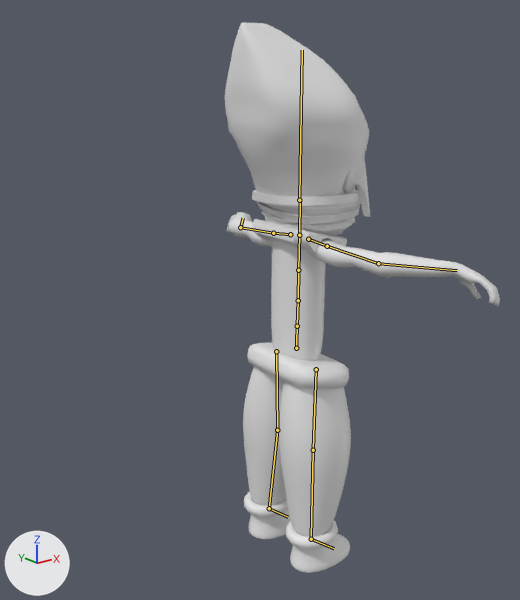
Renders of the FBX model Assets/WIP/Models/Characters/Ravi/Animations/Ravi(Idle).fbx from each side of a commit.
One viewpoint serves both versions: a 50 mm camera at (-17.3, -19.2, 18.5) aimed at (1.5, 4.3, 9.1). The axes (+X, +Y, +Z) are drawn at lower left. The lights are the same throughout. The bones that change are drawn over the model as lines.

The first picture shows 'Bandage Mask', 'Belt(Ravi)', 'Ears(Ravi)', 'Hair(Ravi)', 'Head(Ravi)', 'L_Arm', 'L_Leg(Ravi)', 'L_Shoe(Ravi)', 'R_Arm', 'R_Leg(Ravi)', 'R_Shoe(Ravi)', 'Shoulder(Ravi)', 'Torso(Ravi)'.
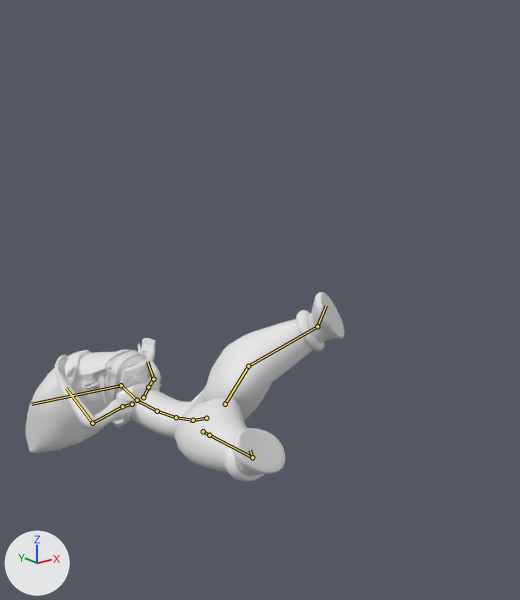
The newer file adds an action. The first version stands in its rest pose; the second is drawn at frame 157 of the action 'Armature|Armature|mixamo.com|Layer0.001'.

Location of each change, [x1, y1, x2, y2] in pixels of the pictures (520 x 600 px):
'Hair(Ravi)', posed: before [225, 22, 370, 217]; after [25, 350, 111, 453]
'R_Leg(Ravi)', posed: before [279, 381, 351, 537]; after [175, 397, 248, 472]
'L_Leg(Ravi)', posed: before [243, 366, 286, 505]; after [201, 319, 312, 420]
'Torso(Ravi)', posed: before [271, 241, 325, 361]; after [130, 389, 190, 438]
'R_Arm', posed (58% narrower, 12% taller): before [308, 238, 500, 306]; after [55, 354, 135, 430]
'Bandage Mask', posed: before [252, 190, 361, 235]; after [99, 350, 150, 408]
'R_Shoe(Ravi)', posed: before [286, 521, 350, 573]; after [223, 428, 285, 482]
'L_Shoe(Ravi)', posed: before [244, 491, 291, 539]; after [296, 292, 344, 351]
'Belt(Ravi)', posed: before [247, 343, 349, 389]; after [181, 389, 206, 417]
'Shoulder(Ravi)', posed: before [252, 219, 347, 253]; after [112, 373, 159, 428]
'L_Arm', posed: before [227, 212, 272, 247]; after [138, 338, 161, 391]
'Head(Ravi)', posed: before [339, 184, 356, 195]; after [78, 352, 114, 388]
'Ears(Ravi)', posed: before [343, 171, 353, 193]; after [85, 380, 100, 389]
bone 'mixamorig:Hips', root to tip: before (296, 348) to (297, 320); after (206, 418) to (189, 421)
bone 'mixamorig:Spine', root to tip: before (297, 326) to (298, 300); after (193, 420) to (176, 417)
bone 'mixamorig:Spine1', root to tip: before (298, 300) to (298, 270); after (176, 417) to (157, 411)
bone 'mixamorig:Spine2', root to tip: before (298, 270) to (299, 234); after (157, 411) to (136, 400)
bone 'mixamorig:Neck', root to tip: before (299, 235) to (300, 200); after (137, 400) to (121, 385)
bone 'mixamorig:Head', root to tip: before (299, 200) to (302, 50); after (121, 385) to (31, 404)
bone 'mixamorig:LeftShoulder', root to tip: before (290, 234) to (273, 233); after (143, 397) to (148, 387)
bone 'mixamorig:LeftArm', root to tip: before (273, 233) to (240, 227); after (148, 387) to (153, 379)
bone 'mixamorig:LeftForeArm', root to tip: before (240, 227) to (243, 218); after (153, 379) to (147, 361)
bone 'mixamorig:RightShoulder', root to tip: before (308, 239) to (327, 246); after (132, 404) to (122, 406)
bone 'mixamorig:RightArm', root to tip: before (327, 246) to (378, 263); after (122, 406) to (92, 423)
bone 'mixamorig:RightForeArm', root to tip: before (378, 263) to (457, 270); after (92, 423) to (66, 388)
bone 'mixamorig:LeftUpLeg', root to tip: before (276, 351) to (277, 430); after (225, 404) to (248, 366)
bone 'mixamorig:LeftLeg', root to tip: before (277, 430) to (269, 508); after (248, 366) to (317, 326)
bone 'mixamorig:LeftFoot', root to tip: before (269, 508) to (288, 517); after (317, 326) to (326, 305)
bone 'mixamorig:RightUpLeg', root to tip: before (316, 369) to (313, 450); after (203, 431) to (209, 435)
bone 'mixamorig:RightLeg', root to tip: before (313, 450) to (311, 539); after (209, 435) to (252, 457)
bone 'mixamorig:RightFoot', root to tip: before (311, 539) to (334, 548); after (252, 457) to (250, 450)

What the commit changed:
Bone 'mixamorig:Hips' (bone_mixamorig_hips) moves from (0.0, 0.0, 0.0) to (97.0, -627.0, -769.0).
Bone 'mixamorig:Hips' (bone_mixamorig_hips) turns from (0, 0, 0) to (-64, 16, 110) degrees about its own x, y and z.
Bone 'mixamorig:Spine' (bone_mixamorig_spine) turns from (0, 0, 0) to (-1, 2, -17) degrees about its own x, y and z.
Bone 'mixamorig:Spine1' (bone_mixamorig_spine1) turns from (0, 0, 0) to (-2, 5, -10) degrees about its own x, y and z.
Bone 'mixamorig:Spine2' (bone_mixamorig_spine2) turns from (0, 0, 0) to (-2, 5, -10) degrees about its own x, y and z.
Bone 'mixamorig:Neck' (bone_mixamorig_neck) turns from (0, 0, 0) to (-7, 9, -12) degrees about its own x, y and z.
Bone 'mixamorig:Head' (bone_mixamorig_head) turns from (0, 0, 0) to (22, -8, 43) degrees about its own x, y and z.
Bone 'mixamorig:LeftShoulder' (bone_mixamorig_leftshoulder) turns from (0, 0, 0) to (-29, 2, 9) degrees about its own x, y and z.
Bone 'mixamorig:LeftArm' (bone_mixamorig_leftarm) turns from (0, 0, 0) to (-5, -60, -26) degrees about its own x, y and z.
Bone 'mixamorig:LeftForeArm' (bone_mixamorig_leftforearm) turns from (0, 0, 0) to (2, -55, -16) degrees about its own x, y and z.
Bone 'mixamorig:RightShoulder' (bone_mixamorig_rightshoulder) turns from (0, 0, 0) to (-2, 1, -15) degrees about its own x, y and z.
Bone 'mixamorig:RightArm' (bone_mixamorig_rightarm) turns from (0, 0, 0) to (-10, 76, 7) degrees about its own x, y and z.
Bone 'mixamorig:RightForeArm' (bone_mixamorig_rightforearm) turns from (0, 0, 0) to (7, 51, -63) degrees about its own x, y and z.
Bone 'mixamorig:LeftUpLeg' (bone_mixamorig_leftupleg) turns from (0, 0, 0) to (6, 21, 37) degrees about its own x, y and z.
Bone 'mixamorig:LeftLeg' (bone_mixamorig_leftleg) turns from (0, 0, 0) to (-19, 7, -38) degrees about its own x, y and z.
Bone 'mixamorig:LeftFoot' (bone_mixamorig_leftfoot) turns from (0, 0, 0) to (-1, -9, -14) degrees about its own x, y and z.
Bone 'mixamorig:RightUpLeg' (bone_mixamorig_rightupleg) turns from (0, 0, 0) to (44, 18, 40) degrees about its own x, y and z.
Bone 'mixamorig:RightLeg' (bone_mixamorig_rightleg) turns from (0, 0, 0) to (-2, 10, -21) degrees about its own x, y and z.
Bone 'mixamorig:RightFoot' (bone_mixamorig_rightfoot) turns from (0, 0, 0) to (-18, 24, 14) degrees about its own x, y and z.
